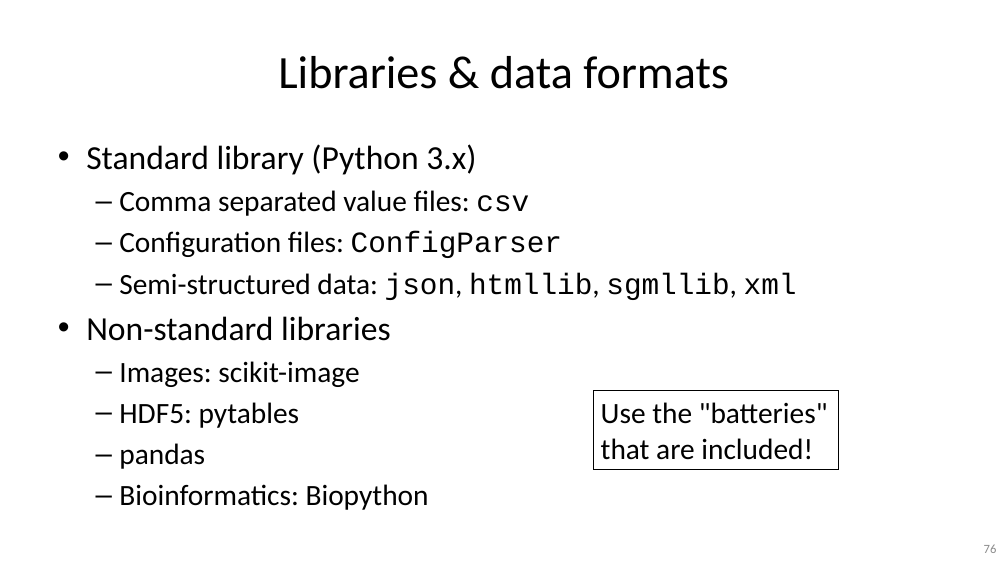
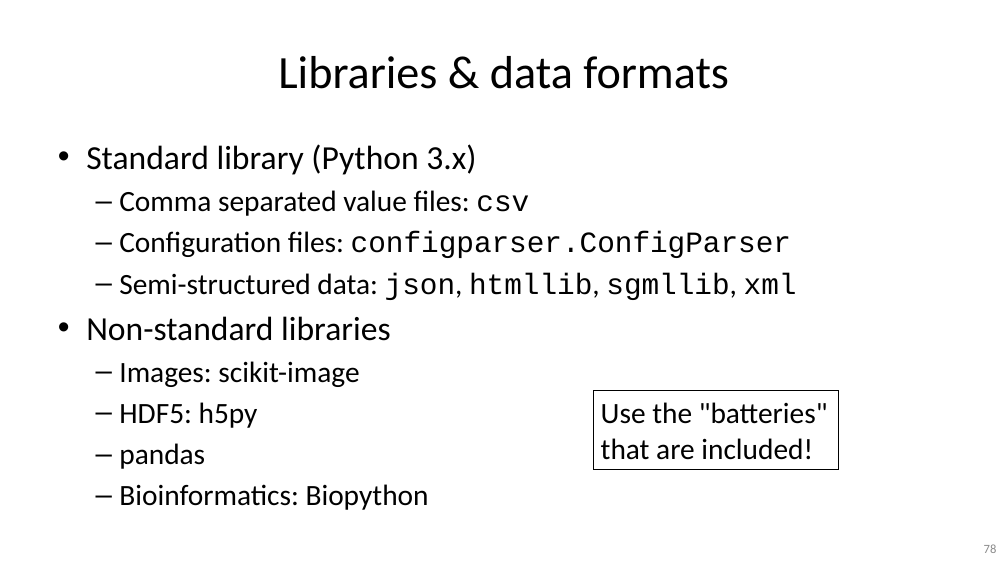
Before and after one commit to gjbex/Python-for-programmers, a slide deck: slide 78 of python_for_programmers.pptx (slide 76 before the commit). Drawn at 1008x567 pixels with LibreOffice and Linux fonts; fonts in the diff are those of the drawing. Boxes give left, top, right and bottom in pixels: in the first picture for what was removed or moved away, otherwise in the second. Text is boxed around its words. In the diff, an @@ line names an element or a change of style, - is before the commit and + after.

```diff
--- a/python_for_programmers.pptx
+++ b/python_for_programmers.pptx
@@ text at (119, 231, 791, 258): text changed; font Calibri to Courier New @@
-  – Configuration files: ConfigParser
+  – Configuration files: configparser.ConfigParser
@@ text at (119, 402, 258, 428): text changed @@
-  – HDF5: pytables
+  – HDF5: h5py
```
Also in this commit, not shown: 16 other slides changed, 2 slides added.
